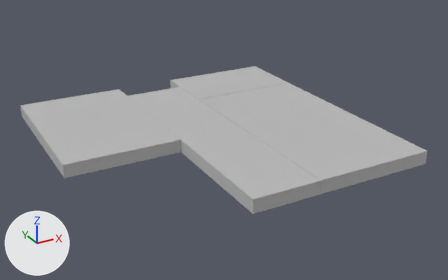
An edit to the FBX model FridgeEntertainmentArt/3D Models/Hardsurface/office_ground/SM_officeground.fbx, drawn before and after from the same camera.
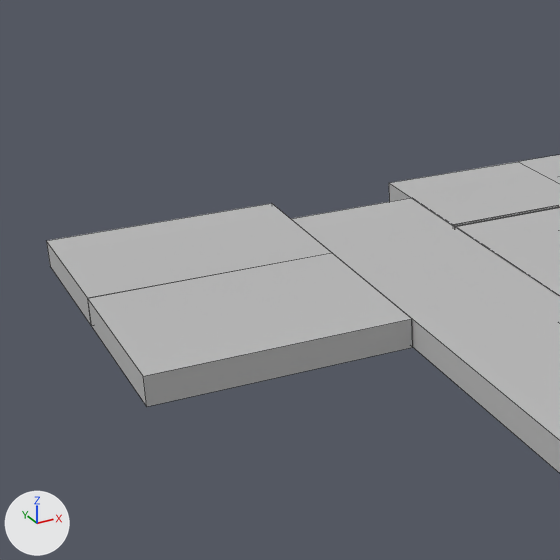
Old and new are each drawn whole from a 50 mm camera at (-8.6, -32.1, 18.8) aimed at (12.5, 6.3, -0.4) and again close up on the part from 0% to 55% of the width and 0% to 88% of the height. Every picture has the same lights, and +X, +Y and +Z are marked at lower left. The close-ups show mesh edges as thin lines. Where no turn or scale is listed for an object, it has been applied to the vertices.

Before the edit, the objects in view are built like this:
```python
me_mesh = bpy.data.meshes.new('Mesh')
me_mesh.from_pydata(...)  # a box spanning x -2.8..2.3, y -11.5..9.5, z -0.5..0.5; a box spanning x -11.5..-2.8, y 5.3..11.5, z -0.5..0.5; a box spanning x -11.5..-2.8, y -1.4..5.3, z -0.5..0.5; a box spanning x 2.2..11.5, y -11.5..5.6, z -0.5..0.5
me_mesh.materials.append(mat_floor_mtl)  # grey #bcbcbc
me_mesh_001 = bpy.data.meshes.new('Mesh.001')
me_mesh_001.from_pydata(...)  # 30 vertices, 30 faces; spans x -4.59..4.64, y -2.99..2.99, z -0.5..0.54
me_mesh_001.materials.append(mat_floor_mtl)  # grey #bcbcbc
ob_sm_breakroom_floor = bpy.data.objects.new('SM_Breakroom_floor', me_mesh_001)
ob_sm_breakroom_floor.location = (18.21, 15.71, 0.18)
ob_sm_carpetfloor = bpy.data.objects.new('SM_Carpetfloor', me_mesh)
ob_sm_carpetfloor.location = (11.4, 7.16, 0.16)
```
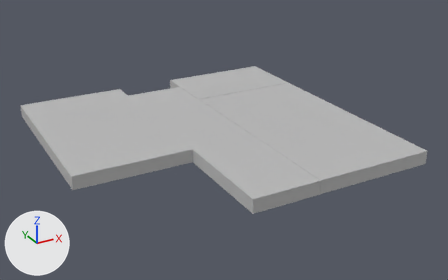
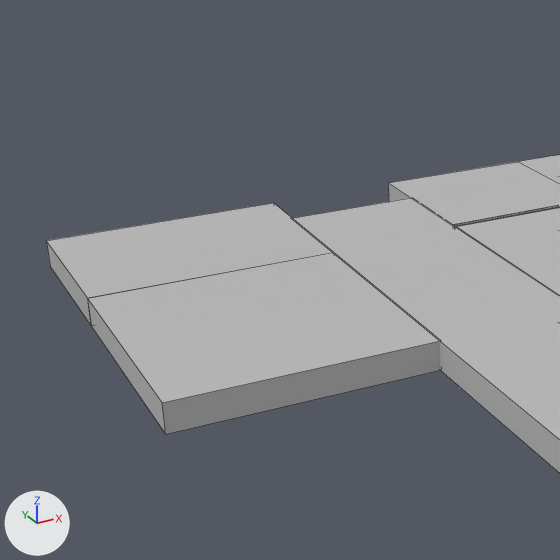
Where the change shows, as pixel boxes (x1, y1, x2, y2) in the close-ups (560 x 560 px; the box of a moved part takes in the faces that stretch with it):
part 1 of me_mesh, moved or reshaped
    before: (88, 253, 413, 407)
    after: (88, 252, 441, 434)

Edits to the bpy script that builds the scene:
```text
Change me_mesh:
    where me_mesh.from_pydata(...)  # 32 vertices, 24 faces; spans x -11.5..11.5, y -11.5..11.5, z -0.5..0.5
    used by ob_sm_carpetfloor; location = (11.4, 7.16, 0.16)
    me_mesh part 1: the loose piece of 8 vertices spanning x -11.5..-2.8, y -1.4..5.3, z -0.5..0.5 is scaled about its middle by (1.01, 1.29, 1), then moved by (0.0, -1.0, 0.0)
```
